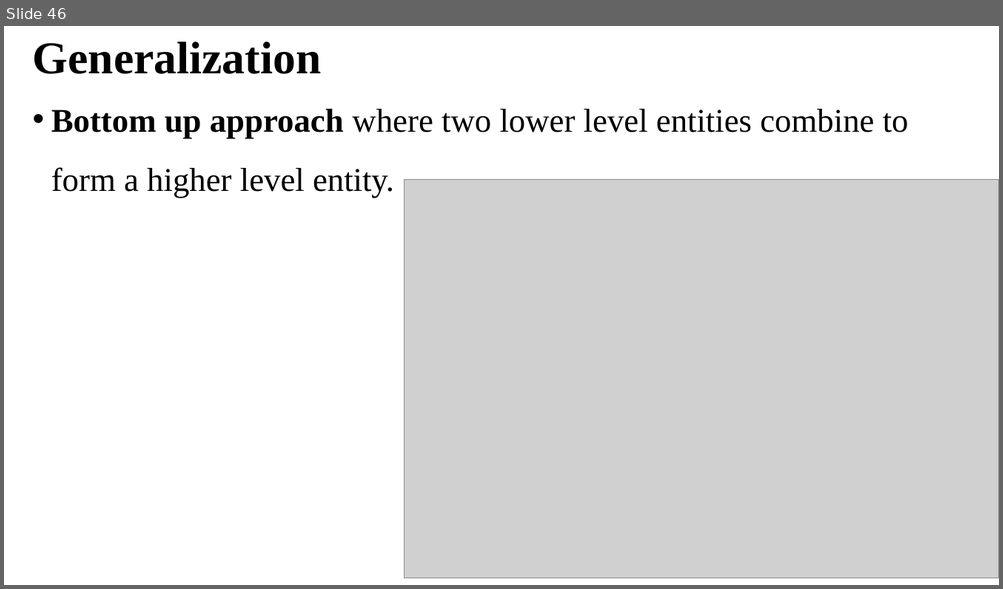
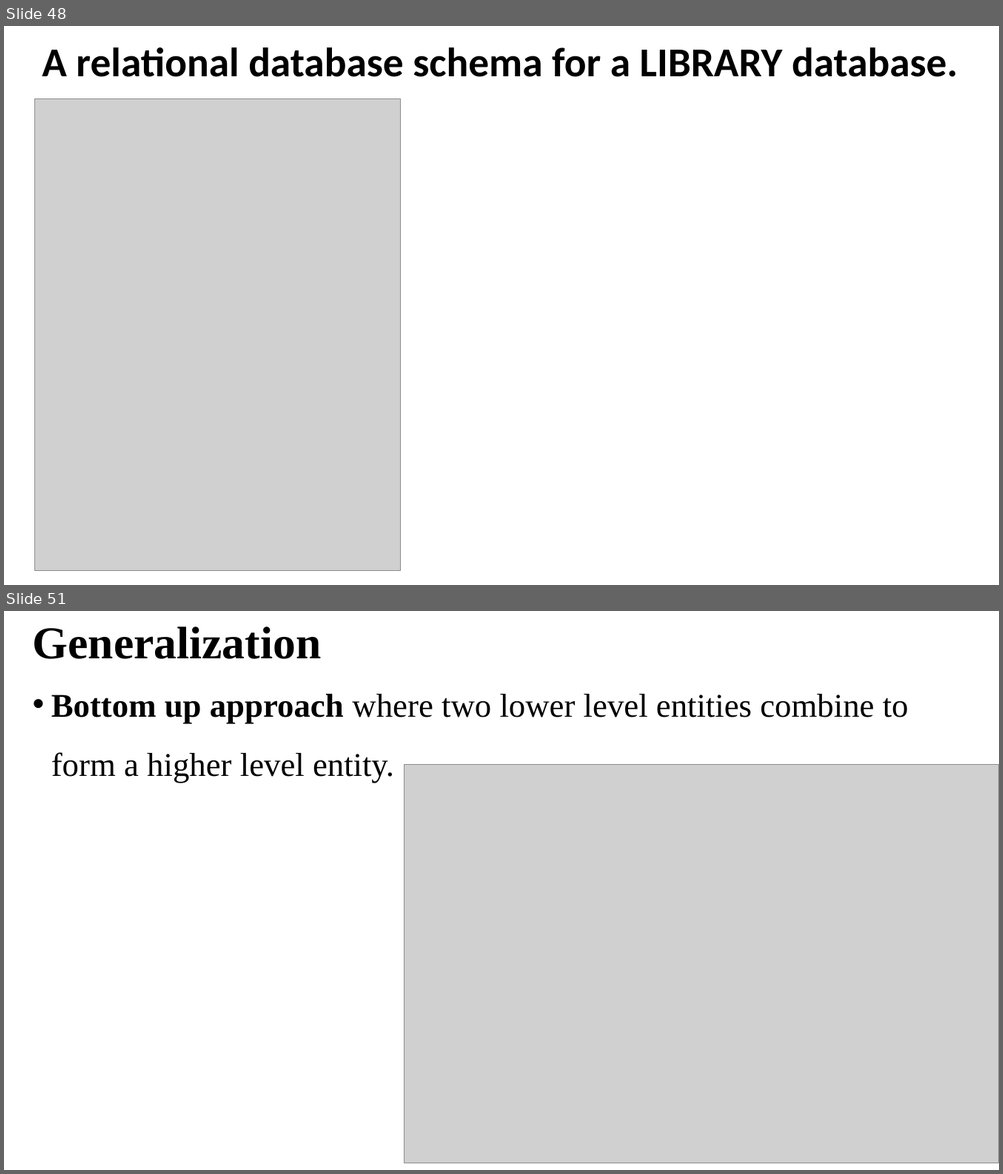
Before and after one commit to TahirAcharya/dbms, a slide deck: Module 1/module 1 chapter 3.pptx. Shown one above the other, each under a label of ours: slide 46 before the commit, slides 48 and 51 after it; the slides between them are not shown. The pictures are 1003x589 and 1003x1174 pixels, drawn with LibreOffice and Linux fonts; fonts in the diff are those of the drawing; grey boxes stand for pictures. Boxes give left, top, right and bottom in pixels: in the first picture for what was removed or moved away, otherwise in the second. Text is boxed around its words. In the diff, an @@ line names an element or a change of style, - is before the commit and + after.

```diff
--- a/Module 1/module 1 chapter 3.pptx
+++ b/Module 1/module 1 chapter 3.pptx
@@ slide 48 added at box(4, 26, 999, 585), background #FFFFFF @@
@@ title added at box(42, 47, 957, 77), 39.6 pt, text #000000, bold @@
+A relational database schema for a LIBRARY database.
@@ picture added at box(34, 99, 400, 571) @@
@@ what was slide 46 is now slide 51 @@
```
Also in this commit, not shown: 4 other slides added, 3 other files.
